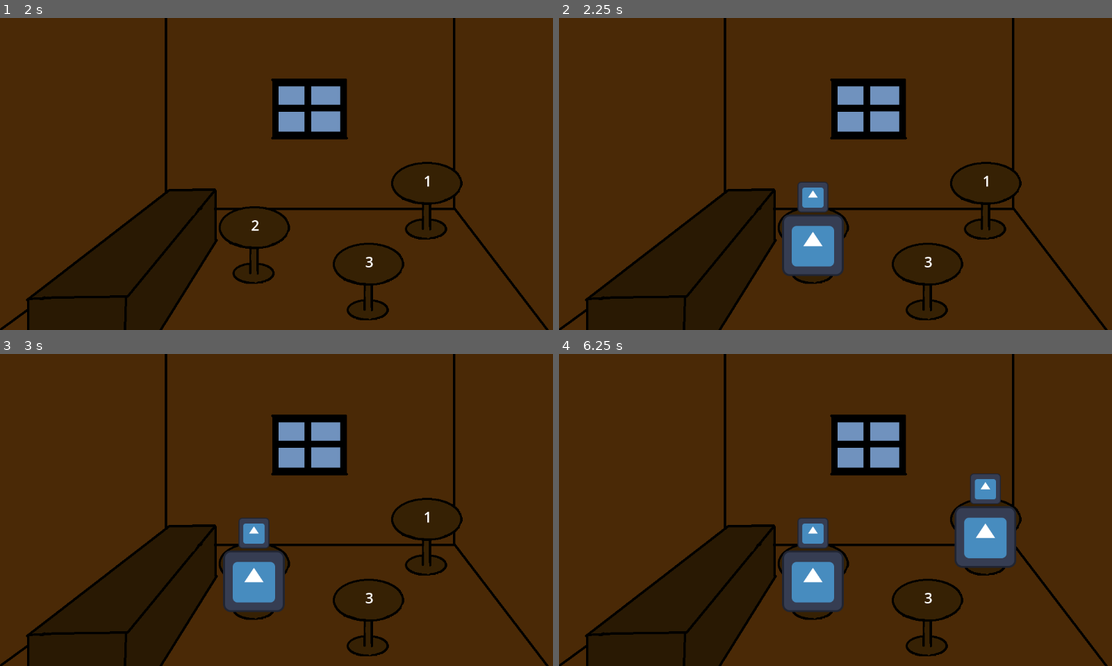
Above: before the commit, frames 1-4 (two rows, left to right).
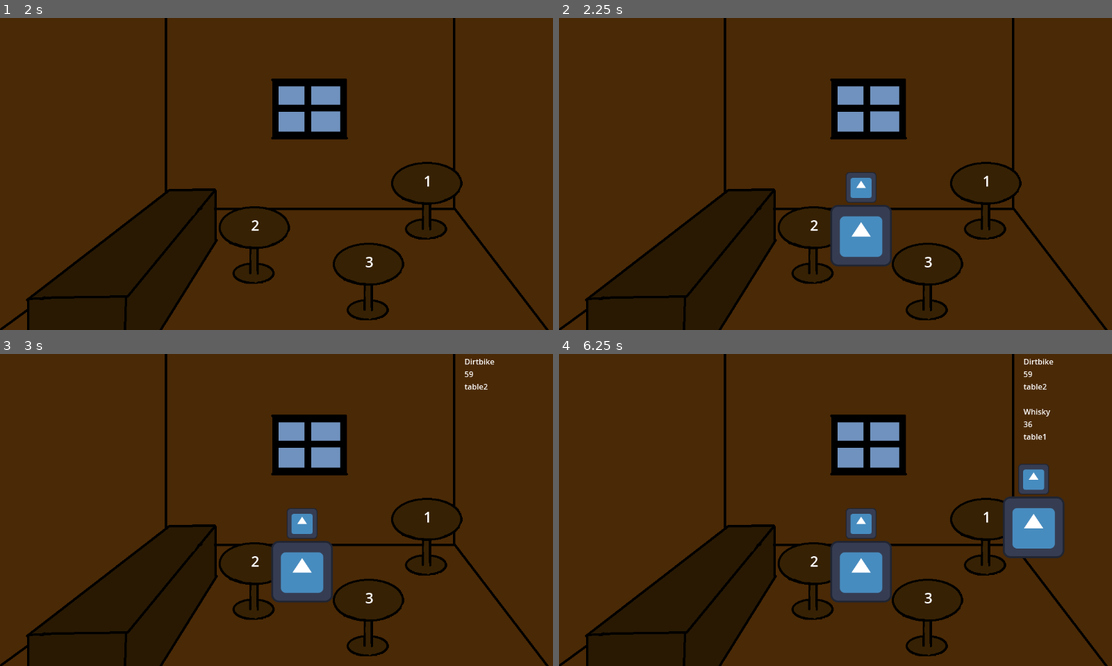
Above: after the commit, the same moments.

Repository: henpatsi/BurlyBikerBuddies
Game: Godot game, scene res://level_test.tscn
Two runs of this game, one before a commit and one after it. Both use one fixed random seed, a clock stepped at 60 frames per second and the inputs below. The engine's default icon, where the game draws it, is replaced by a stand-in: a white triangle on a blue panel in a dark square.
Inputs:
- Up to frame 1 (2 s): tap Enter at 0.5 s; tap Space (show_current_patrons, bound only after the commit) at 0.6, 1.25, 1.55 s; tap 1 (select_table1) at 1.35 s
- Up to frame 2 (2.25 s): tap Enter at 2 s; tap 2 (select_table2) at 2.1 s
- Up to frame 3 (3 s): tap Space (show_current_patrons, bound only after the commit) at 2.3, 2.75 s; tap 3 (select_table3) at 2.85 s
- Up to frame 4 (6.25 s): tap Space (show_current_patrons, bound only after the commit) at 3.05, 3.6, 4.35, 5, 5.3, 6.05 s; tap Enter at 3.5 s; tap 1 (select_table1) at 5.1 s; tap 2 (select_table2) at 5.85 s

Frame 1 is identical in both runs. In frame 2, 4.8% of the frame differs, in the area x 40-61%, y 49-83%; in frame 3, 5.0%; in frame 4, 10%, in the area x 40-92%, y 1-83%.

Commit message:
added seating offset, seating history label, new patron label, some randomized stats

Diff:
--- a/level_test.tscn
+++ b/level_test.tscn
@@ -1,8 +1,10 @@
-[gd_scene load_steps=4 format=3 uid="uid://dfap2j2to0g7m"]
+[gd_scene load_steps=6 format=3 uid="uid://dfap2j2to0g7m"]
 
 [ext_resource type="Script" path="res://scripts/level_test.gd" id="1_2wxkj"]
 [ext_resource type="Texture2D" uid="uid://tgmgbpc6afsb" path="res://images/bar.png" id="1_msao1"]
 [ext_resource type="PackedScene" uid="uid://ddshbf5is1qw0" path="res://scenes/table.tscn" id="2_n7k1v"]
+[ext_resource type="Script" path="res://scripts/stats_label.gd" id="4_4kncd"]
+[ext_resource type="Script" path="res://scripts/stats_tracker.gd" id="5_61pai"]
 
 [node name="LevelTest" type="Node2D"]
 script = ExtResource("1_2wxkj")
@@ -24,11 +26,17 @@
 [node name="table2" parent="tables" instance=ExtResource("2_n7k1v")]
 position = Vector2(527, 472)
 
+[node name="Table" parent="tables/table2" index="0"]
+z_index = -40
+
 [node name="Label" parent="tables/table2/Table" index="0"]
 text = "2"
 
 [node name="table3" parent="tables" instance=ExtResource("2_n7k1v")]
 position = Vector2(764, 548)
+
+[node name="Table" parent="tables/table3" index="0"]
+z_index = -30
 
 [node name="Label" parent="tables/table3/Table" index="0"]
 text = "3"
@@ -36,5 +44,21 @@
 [node name="PatronSpawn" type="Node2D" parent="."]
 position = Vector2(77, 624)
 
+[node name="StatsLabel" type="Label" parent="PatronSpawn"]
+offset_left = 190.0
+offset_top = -97.0
+offset_right = 276.0
+offset_bottom = -48.0
+script = ExtResource("4_4kncd")
+
+[node name="StatsTracker" type="Node" parent="PatronSpawn"]
+script = ExtResource("5_61pai")
+
+[node name="PatronHistory" type="Label" parent="."]
+offset_left = 964.0
+offset_top = 4.0
+offset_right = 1004.0
+offset_bottom = 27.0
+
 [editable path="tables/table2"]
 [editable path="tables/table3"]
--- a/project.godot
+++ b/project.godot
@@ -32,6 +32,11 @@
 "events": [Object(InputEventKey,"resource_local_to_scene":false,"resource_name":"","device":-1,"window_id":0,"alt_pressed":false,"shift_pressed":false,"ctrl_pressed":false,"meta_pressed":false,"pressed":false,"keycode":0,"physical_keycode":51,"key_label":0,"unicode":51,"echo":false,"script":null)
 ]
 }
+show_current_patrons={
+"deadzone": 0.5,
+"events": [Object(InputEventKey,"resource_local_to_scene":false,"resource_name":"","device":-1,"window_id":0,"alt_pressed":false,"shift_pressed":false,"ctrl_pressed":false,"meta_pressed":false,"pressed":false,"keycode":0,"physical_keycode":32,"key_label":0,"unicode":32,"echo":false,"script":null)
+]
+}
 
 [rendering]
 
--- a/scripts/level_test.gd
+++ b/scripts/level_test.gd
@@ -11,15 +11,18 @@
 
 # Called every frame. 'delta' is the elapsed time since the previous frame.
 func _process(delta):
+	handle_patrons(delta)
+
+func	handle_patrons(delta):
 	var patron = get_node_or_null(patron_spawn.name + "/patron")
-
 	if (patron != null):
 		return
-
 	timer += delta
 	if (timer < time_between_patrons):
 		return
+	instantiate_new_patron()
 
+func	instantiate_new_patron():
 	print("Instantiating new patron")
 	var scn = load("res://scenes/patron.tscn")
 	var new_patron = scn.instantiate()
--- a/scripts/patron.gd
+++ b/scripts/patron.gd
@@ -2,13 +2,35 @@
 
 var table = null
 
+var stats_label = null
+var rng = RandomNumberGenerator.new()
+var stats = {}
+var stats_tacker
+
 # Called when the node enters the scene tree for the first time.
 func _ready():
-	pass # Replace with function body.
+	stats_tacker = get_node("/root/LevelTest/PatronSpawn/StatsTracker")
+	set_random_stats()
+	stats_label = get_node("/root/LevelTest/PatronSpawn/StatsLabel")
+	stats_label.show_stats(stats)
 
+func set_random_stats():
+	stats["name"] = stats_tacker.generate_name()
+	stats["age"] = rng.randi_range(30, 70)
+	stats["target_age_min"] = rng.randi_range(30, 50)
+	stats["target_age_max"] = rng.randi_range(stats["target_age_min"], 70)
+	print("Patron spawned with stats:")
+	print("Name" + stats["name"])
+	print("Age: " + str(stats["age"]))
+	print("Target age: " + str(stats["target_age_min"]) \
+			+ " - " + str(stats["target_age_max"]))
 
 # Called every frame. 'delta' is the elapsed time since the previous frame.
 func _process(delta):
+	get_input()
+	put_patron_to_table()
+
+func get_input():
 	if (Input.is_action_just_pressed("select_table1")):
 		table = get_node("/root/LevelTest/tables/table1")
 	if (Input.is_action_just_pressed("select_table2")):
@@ -16,6 +38,7 @@
 	if (Input.is_action_just_pressed("select_table3")):
 		table = get_node("/root/LevelTest/tables/table3")
 
+func put_patron_to_table():
 	if (table == null):
 		return
 	if (table.is_full()):
@@ -25,6 +48,10 @@
 	print("Putting patron to " + table.name)
 	var scn = load("res://scenes/sitting_patron.tscn")
 	var sitting_patron = scn.instantiate()
+	sitting_patron.set_stats(stats, table)
 	table.add_child(sitting_patron)
 	table.add_patron(sitting_patron)
+	sitting_patron.apply_table_offset()
+	stats_label.hide()
+	stats_tacker.add_patron(sitting_patron)
 	queue_free()
--- a/scripts/sitting_patron.gd
+++ b/scripts/sitting_patron.gd
@@ -1,11 +1,24 @@
 extends Node2D
 
+var table
+var patron_offset_x = 100
+var patron_offset_y = 20
 
-# Called when the node enters the scene tree for the first time.
-func _ready():
-	pass
+var stats
 
+func apply_table_offset():
+	if (stats["table"].is_full()):
+		self.position.x -= patron_offset_x
+	else:
+		self.position.x += patron_offset_x
+	self.position.y -= patron_offset_y
+	# Uncomment if sprite ordering needs to be set
+	#var table_sprite = get_node("/root/LevelTest/tables/" + table.name + "/Table")
+	#self.z_index = table_sprite.z_index - 1
 
-# Called every frame. 'delta' is the elapsed time since the previous frame.
-func _process(delta):
-	pass
+func set_stats(stats, table):
+	self.stats = stats
+	stats["table"] = table
+
+func get_stats():
+	return stats
--- /dev/null
+++ b/scripts/stats_label.gd
@@ -0,0 +1,9 @@
+extends Label
+
+func show_stats(stats):
+	self.text = ""
+	self.text += "Name: " + str(stats["name"])
+	self.text += "\nAge: " + str(stats["age"])
+	self.text += "\nTarget age: " + str(stats["target_age_min"]) \
+			 			+ " - " + str(stats["target_age_max"])
+	self.show()
--- /dev/null
+++ b/scripts/stats_tracker.gd
@@ -0,0 +1,40 @@
+extends Node
+
+var name_index = 0
+var names = ["Dirtbike", "Whisky", "Bullet", "Killer", "Rust", "Bicep", "Chainsaw", "Harry", "Shotgun"]
+
+var current_patrons = []
+var history_label
+var history_label_visible = false
+
+func _ready():
+	history_label = get_node("/root/LevelTest/PatronHistory")
+
+func _process(delta):
+	get_input()
+
+func get_input():
+	if (Input.is_action_just_pressed("show_current_patrons")):
+		if (!history_label_visible):
+			show_current_patrons()
+		else:
+			history_label.hide()
+			history_label_visible = false
+
+func add_patron(sitting_patron):
+	current_patrons.append(sitting_patron)
+
+func show_current_patrons():
+	history_label.text = ""
+	for patron in current_patrons:
+		history_label.text += patron.get_stats()["name"]
+		history_label.text += "\n" + str(patron.get_stats()["age"])
+		history_label.text += "\n" + patron.get_stats()["table"].name
+		history_label.text += "\n\n"
+	history_label.show()
+	history_label_visible = true
+
+func generate_name():
+	var name = names[name_index]
+	name_index += 1
+	return name
--- a/scripts/table.gd
+++ b/scripts/table.gd
@@ -1,6 +1,9 @@
 extends Node2D
 
-var patrons = Array()
+var patron1
+var patron2
+
+var points = 0
 
 # Called when the node enters the scene tree for the first time.
 func _ready():
@@ -11,10 +14,28 @@
 	pass
 
 func add_patron(patron):
-	patrons.append(patron)
+	if (patron1 == null):
+		patron1 = patron
+		return
+	else:
+		patron2 = patron
+	check_patron_match()
+
+func check_patron_match():
+	get_points(patron1.get_stats()["age"] \
+				in range(patron2.get_stats()["target_age_min"], \
+						patron2.get_stats()["target_age_max"]), 1)
+	get_points(patron2.get_stats()["age"] \
+				in range(patron1.get_stats()["target_age_min"], \
+						patron1.get_stats()["target_age_max"]), 1)
+	print("Match points: " + str(points))
+
+func get_points(match, amount):
+	var change = amount if match else -amount
+	points += change
 
 func is_full():
-	if (patrons.size() == 2):
+	if (patron1 != null and patron2 != null):
 		print(self.name + " is full")
 		return true
 	print("Table has room")
